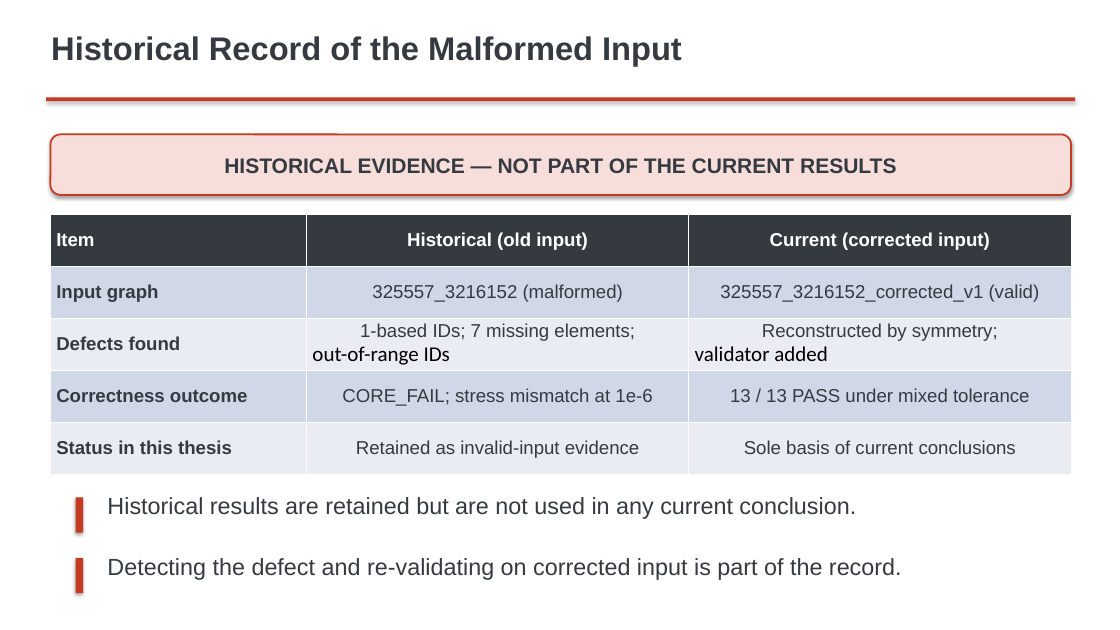
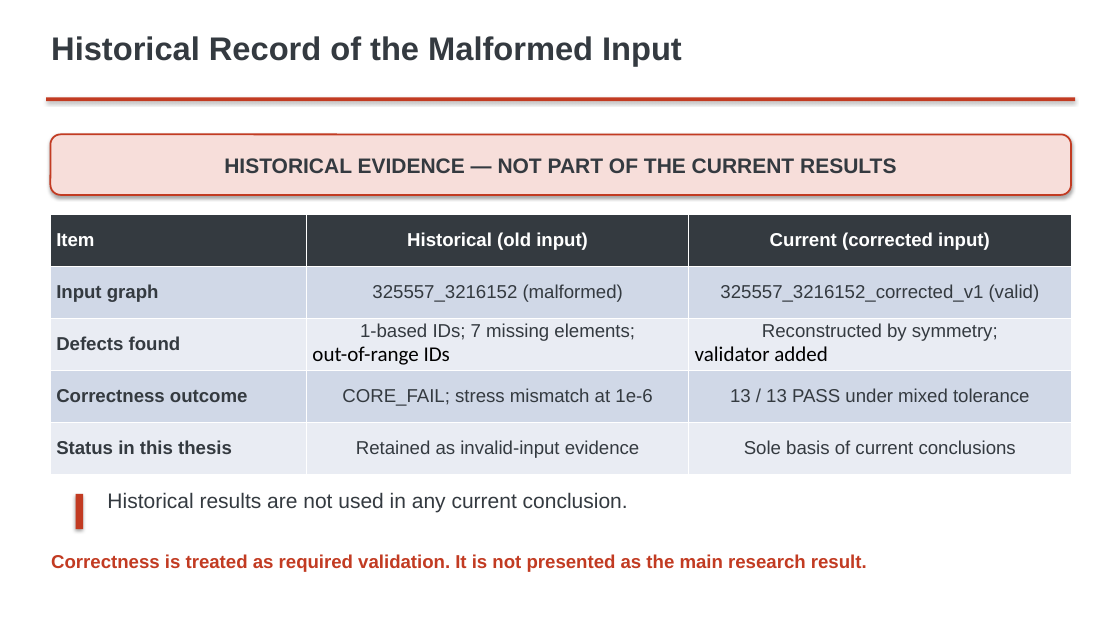
Before and after one commit to m5291091/lab, a slide deck: slide 23 of thesis_bc_project/docs/thesis/presentation/editable/master_thesis_presentation_v1.pptx (slide 22 before the commit). Drawn at 1120x630 pixels with LibreOffice and Linux fonts; fonts in the diff are those of the drawing. Boxes give left, top, right and bottom in pixels: in the first picture for what was removed or moved away, otherwise in the second. Text is boxed around its words. In the diff, an @@ line names an element or a change of style, - is before the commit and + after.

```diff
--- a/thesis_bc_project/docs/thesis/presentation/editable/master_thesis_presentation_v1.pptx
+++ b/thesis_bc_project/docs/thesis/presentation/editable/master_thesis_presentation_v1.pptx
@@ rectangle: place and size @@
-rectangle at (76,497,83,533)
+rectangle at (76,494,83,529)
@@ text at (107,492,628,513): text changed; size 20 to 18 pt @@
-Historical results are retained but are not used in any current conclusion.
+Historical results are not used in any current conclusion.
@@ text added at (51,554,867,572), 16 pt, text #C23B22, bold @@
+Correctness is treated as required validation. It is not presented as the main research result.
@@ rectangle removed at (76,558,83,593) @@
@@ text removed at (107,558,902,580) @@
-Detecting the defect and re-validating on corrected input is part of the record.
```
Also in this commit, not shown: 13 other slides changed, 6 slides added, 5 slides removed, 5 other files.
